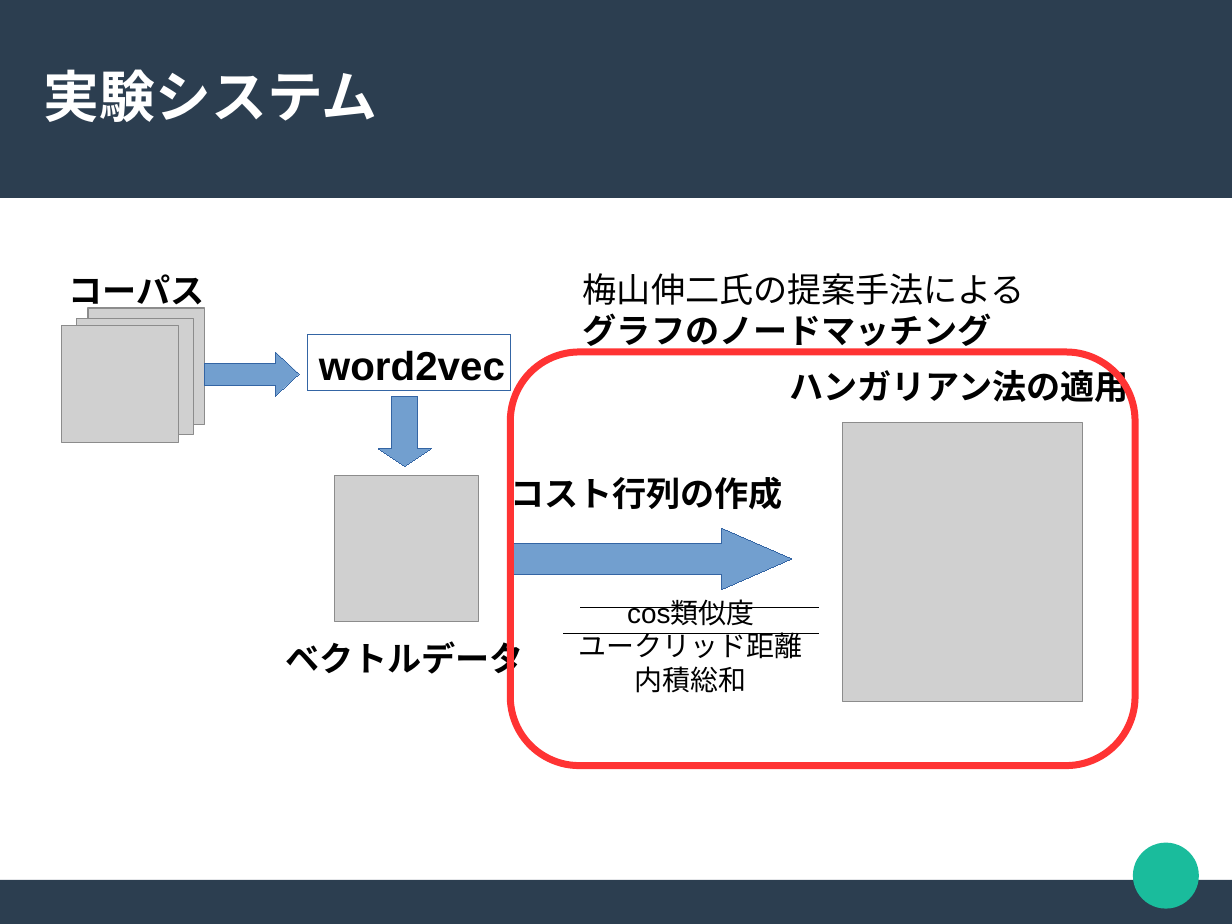
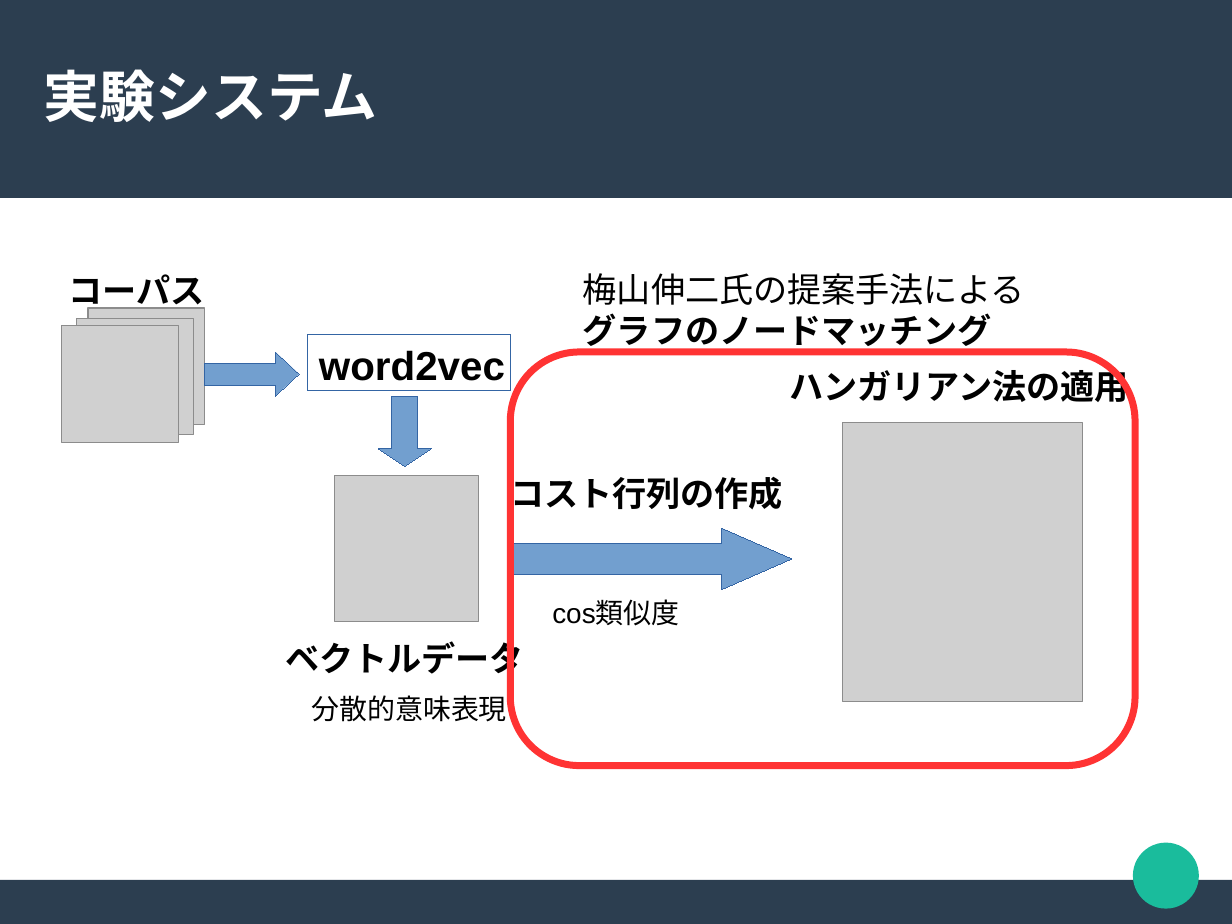
Before and after one commit to chocolaolantan/thesis, a slide deck: slide 8 of note/slide/ハンガリアン法による語の相似関係抽出ver2.odp. Drawn at 1232x924 pixels with LibreOffice and Linux fonts; fonts in the diff are those of the drawing; grey boxes stand for pictures. Boxes give left, top, right and bottom in pixels: in the first picture for what was removed or moved away, otherwise in the second. Text is boxed around its words. In the diff, an @@ line names an element or a change of style, - is before the commit and + after.

```diff
--- a/note/slide/ハンガリアン法による語の相似関係抽出ver2.odp
+++ b/note/slide/ハンガリアン法による語の相似関係抽出ver2.odp
@@ text added at (x1=552, y1=601, x2=679, y2=626), 18 pt, text #000000 @@
+cos類似度
@@ text removed at (x1=579, y1=601, x2=803, y2=693) @@
-cos類似度
-ユークリッド距離
-内積総和
@@ line removed from (581, 607) to (818, 607) @@
@@ line removed from (563, 634) to (818, 634) @@
@@ text added at (x1=311, y1=695, x2=507, y2=722), 18 pt, text #000000 @@
+分散的意味表現
```
Also in this commit, not shown: 4 other slides changed, 2 slides added, 3 slides removed, 14 other files.
